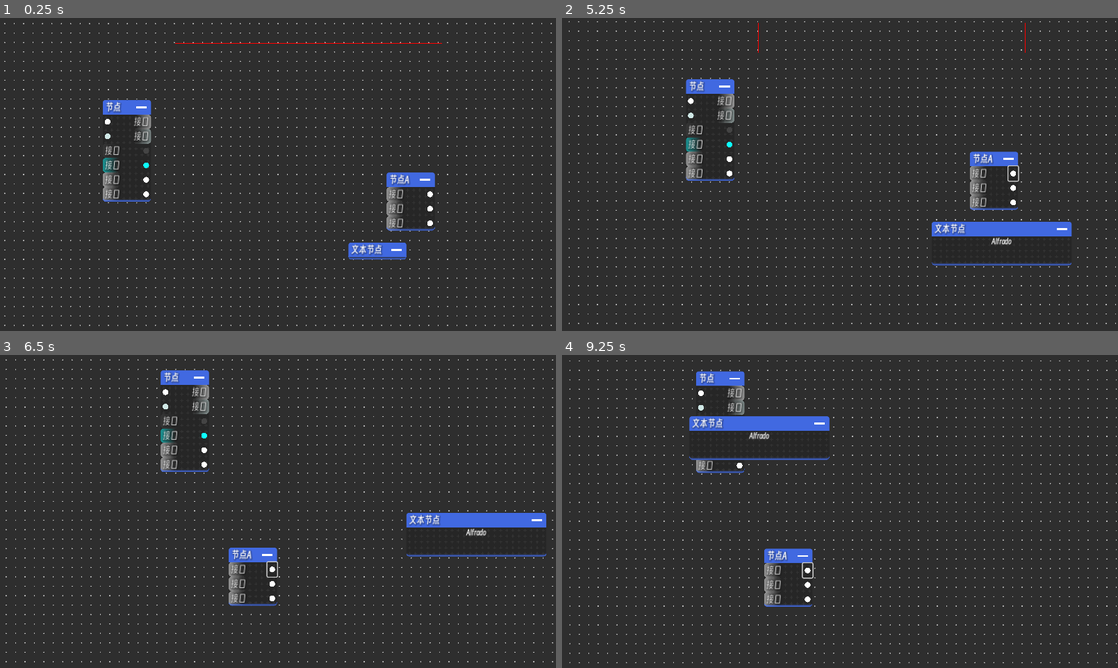
Above: before the commit, frames 1-4 (two rows, left to right).
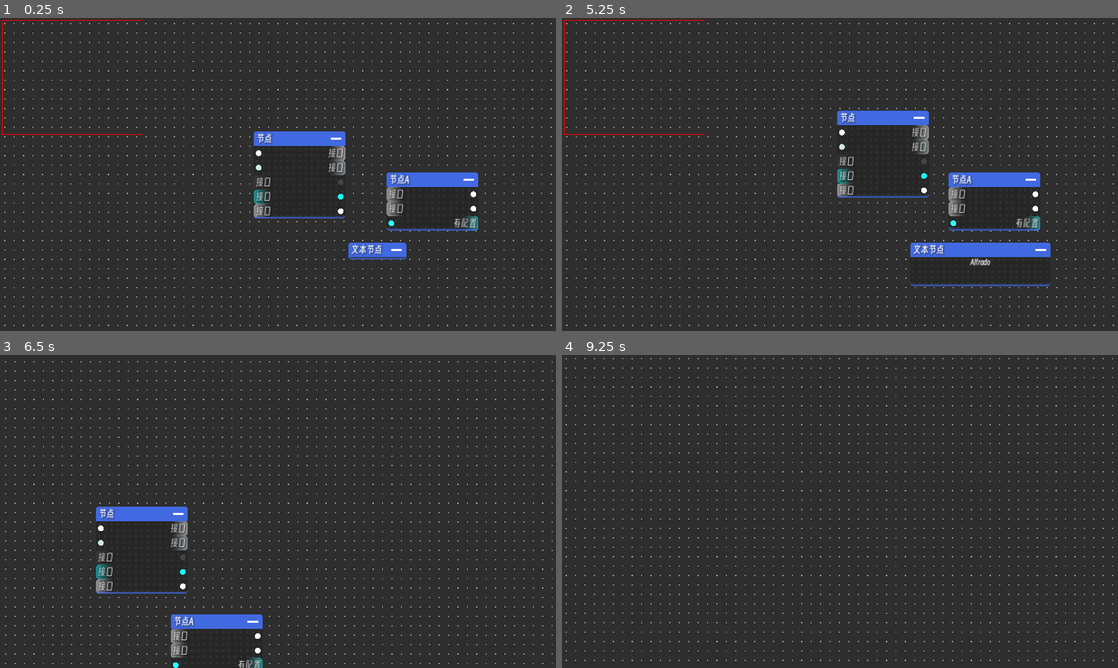
Above: after the commit, the same moments.

Repository: SXijka/GraphComponents_for_Godot
Game: Godot game, scene res://测试场景.tscn
Same seed, same stepped clock (60 frames per second), same inputs: the game is played once before the commit and once after it. The project has no main scene, so this scene is started directly.
Inputs (mouse positions are in pixels of both pictures, inside the frame that each line leads up to):
- Up to frame 1 (0.25 s): no input
- Up to frame 2 (5.25 s): click (984, 180) at 0.52 s; click (990, 193) at 1.27 s; click (984, 180) at 2.02 s; click (990, 193) at 2.77 s; click (984, 180) at 3.52 s; click (990, 193) at 4.27 s; tap Enter at 5 s; drag from (840, 174) to (895, 105) at 5.02 s
- Up to frame 3 (6.5 s): tap Space at 5.75 s; drag from (467, 470) to (250, 574) at 5.77 s
- Up to frame 4 (9.25 s): tap Enter at 6.5, 8.75 s; move the mouse to (745, 420) at 6.52 s; hold Q (视角移至众节点中心) 6.53-7.25 s; click (745, 420) at 6.67 s; drag from (1012, 536) to (673, 464) at 7.27 s; tap Space at 8 s; move the mouse to (1006, 558) at 8.02 s; hold Mouse wheel up (UI缩小) 8.03-8.75 s; click (1006, 558) at 8.17 s; drag from (673, 464) to (756, 433) at 8.77 s

The runs differ from the first frame. In frame 1, 3.5% of the frame differs, in the area x 0-86%, y 0-68%; in frame 2, 9.8%, in the area x 0-100%, y 0-99%; in frame 3, 8.5%; in frame 4, 5.9%.

Commit message:
修复、优化变量在初始化时对检查器内值的设置，削减_ready()中冗余的设置值代码

Diff:
--- a/project.godot
+++ b/project.godot
@@ -27,7 +27,8 @@
 
 folder_colors={
 "res://场景/": "orange",
-"res://组件/": "green",
+"res://组件/": "pink",
+"res://组件/人物节点/": "pink",
 "res://组件/区域/": "pink",
 "res://组件/可调整边框/": "pink",
 "res://组件/接口/": "pink",
--- a/测试场景.tscn
+++ b/测试场景.tscn
@@ -1,12 +1,14 @@
-[gd_scene load_steps=8 format=3 uid="uid://bi2v7ji26ai4c"]
+[gd_scene load_steps=10 format=3 uid="uid://bi2v7ji26ai4c"]
 
 [ext_resource type="PackedScene" uid="uid://catrgda1jghjb" path="res://组件/节点/节点.tscn" id="1_1u3x3"]
 [ext_resource type="Script" path="res://测试脚本.gd" id="1_7fo7b"]
 [ext_resource type="PackedScene" uid="uid://cjmqfgvlymvaa" path="res://组件/接口/接口.tscn" id="2_uueta"]
 [ext_resource type="PackedScene" uid="uid://c1rnxntsvafo5" path="res://组件/节点盘/节点盘.tscn" id="3_53yjj"]
-[ext_resource type="PackedScene" uid="uid://br1mcek6akb36" path="res://组件/文本节点/文本节点.tscn" id="4_euqlp"]
+[ext_resource type="PackedScene" uid="uid://rco3ykru6bhj" path="res://组件/文本节点/文本节点.tscn" id="4_euqlp"]
 [ext_resource type="Script" path="res://组件/区域/区域.gd" id="5_ulmi2"]
 [ext_resource type="PackedScene" uid="uid://b33422l71soj3" path="res://组件/窗口缩放/窗口缩放.tscn" id="6_6ivo2"]
+[ext_resource type="PackedScene" uid="uid://caob8hi30yccc" path="res://组件/可调整边框/可调整边框.tscn" id="7_6ccu6"]
+[ext_resource type="PackedScene" uid="uid://ct8lhrlnx3pm0" path="res://组件/人物节点/人物节点.tscn" id="9_3a7oc"]
 
 [node name="Control" type="Control"]
 layout_mode = 3
@@ -32,10 +34,11 @@
 offset_bottom = 55.5
 "名称" = "节点A"
 "自动获取子节点为内容" = true
-"节点全局矩形" = Rect2(796, 357, 110, 45)
-"节点全局中心位置" = Vector2(851, 379.5)
-
-[node name="接口" parent="节点盘/节点A" instance=ExtResource("2_uueta")]
+"节点大小" = Vector2(200, 45)
+"节点全局矩形" = Rect2(796, 357, 200, 45)
+"节点全局中心位置" = Vector2(896, 379.5)
+
+[node name="接口" parent="节点盘/节点A" node_paths=PackedStringArray("所属节点") instance=ExtResource("2_uueta")]
 visible = false
 layout_mode = 1
 anchors_preset = 15
@@ -43,8 +46,10 @@
 anchor_top = 0.0
 anchor_right = 1.0
 anchor_bottom = 1.0
-
-[node name="接口2" parent="节点盘/节点A" instance=ExtResource("2_uueta")]
+"所属节点" = NodePath("..")
+"自动获取所属节点" = false
+
+[node name="接口2" parent="节点盘/节点A" node_paths=PackedStringArray("所属节点") instance=ExtResource("2_uueta")]
 visible = false
 layout_mode = 1
 anchors_preset = 15
@@ -52,8 +57,9 @@
 anchor_top = 0.0
 anchor_right = 1.0
 anchor_bottom = 1.0
-
-[node name="接口3" parent="节点盘/节点A" instance=ExtResource("2_uueta")]
+"所属节点" = NodePath("..")
+
+[node name="接口3" parent="节点盘/节点A" node_paths=PackedStringArray("所属节点") instance=ExtResource("2_uueta")]
 visible = false
 layout_mode = 0
 anchors_preset = 0
@@ -65,19 +71,22 @@
 offset_bottom = 30.0
 grow_horizontal = 1
 grow_vertical = 1
+"接口名称" = "有配置"
+"接口模式" = "接收模式"
+"接点颜色" = Color(0.168627, 1, 1, 1)
+"所属节点" = NodePath("..")
+"自动获取所属节点" = false
+"配置文件" = "res://组件/连接代理/连接配置.gd"
 "隐蔽已有连接线" = true
 
 [node name="节点2" parent="节点盘" instance=ExtResource("1_1u3x3")]
 layout_mode = 1
-offset_left = -313.0
-offset_top = -49.0
-offset_right = -313.0
-offset_bottom = -49.0
 "自动获取子节点为内容" = true
-"节点全局矩形" = Rect2(208, 252.5, 110, 45)
-"节点全局中心位置" = Vector2(263, 275)
-
-[node name="接口5" parent="节点盘/节点2" instance=ExtResource("2_uueta")]
+"节点大小" = Vector2(200, 45)
+"节点全局矩形" = Rect2(521, 301.5, 200, 45)
+"节点全局中心位置" = Vector2(621, 324)
+
+[node name="接口5" parent="节点盘/节点2" node_paths=PackedStringArray("所属节点") instance=ExtResource("2_uueta")]
 visible = false
 layout_mode = 0
 anchors_preset = 0
@@ -92,9 +101,11 @@
 grow_horizontal = 1
 grow_vertical = 1
 "接口模式" = "接收模式"
-"隐蔽已有连接线" = true
-
-[node name="接口6" parent="节点盘/节点2" instance=ExtResource("2_uueta")]
+"所属节点" = NodePath("..")
+"自动获取所属节点" = false
+"隐蔽已有连接线" = true
+
+[node name="接口6" parent="节点盘/节点2" node_paths=PackedStringArray("所属节点") instance=ExtResource("2_uueta")]
 visible = false
 layout_mode = 0
 anchors_preset = 0
@@ -110,9 +121,11 @@
 grow_vertical = 1
 "接口模式" = "接收模式"
 "接点颜色" = Color(0.811765, 0.905882, 0.898039, 1)
-"隐蔽已有连接线" = true
-
-[node name="接口7" parent="节点盘/节点2" instance=ExtResource("2_uueta")]
+"所属节点" = NodePath("..")
+"自动获取所属节点" = false
+"隐蔽已有连接线" = true
+
+[node name="接口7" parent="节点盘/节点2" node_paths=PackedStringArray("所属节点") instance=ExtResource("2_uueta")]
 visible = false
 layout_mode = 0
 anchors_preset = 0
@@ -127,9 +140,11 @@
 grow_horizontal = 1
 grow_vertical = 1
 "接点颜色" = Color(0.266667, 0.266667, 0.266667, 1)
-"隐蔽已有连接线" = true
-
-[node name="接口8" parent="节点盘/节点2" instance=ExtResource("2_uueta")]
+"所属节点" = NodePath("..")
+"自动获取所属节点" = false
+"隐蔽已有连接线" = true
+
+[node name="接口8" parent="节点盘/节点2" node_paths=PackedStringArray("所属节点") instance=ExtResource("2_uueta")]
 visible = false
 layout_mode = 0
 anchors_preset = 0
@@ -144,53 +159,85 @@
 grow_horizontal = 1
 grow_vertical = 1
 "接点颜色" = Color(0.0509804, 1, 1, 1)
-"隐蔽已有连接线" = true
-
-[node name="接口9" parent="节点盘/节点2" instance=ExtResource("2_uueta")]
-visible = false
-layout_mode = 0
-anchors_preset = 0
-anchor_left = 0.0
-anchor_top = 0.0
-anchor_right = 0.0
-anchor_bottom = 0.0
-offset_left = -537.0
-offset_top = -3.0
-offset_right = -437.0
-offset_bottom = 27.0
-grow_horizontal = 1
-grow_vertical = 1
-"隐蔽已有连接线" = true
-
-[node name="接口10" parent="节点盘/节点2" instance=ExtResource("2_uueta")]
-visible = false
-layout_mode = 0
-anchors_preset = 0
-anchor_left = 0.0
-anchor_top = 0.0
-anchor_right = 0.0
-anchor_bottom = 0.0
-offset_left = -537.0
-offset_top = -3.0
-offset_right = -437.0
-offset_bottom = 27.0
-grow_horizontal = 1
-grow_vertical = 1
+"所属节点" = NodePath("..")
+"自动获取所属节点" = false
+"隐蔽已有连接线" = true
+
+[node name="接口10" parent="节点盘/节点2" node_paths=PackedStringArray("所属节点") instance=ExtResource("2_uueta")]
+visible = false
+layout_mode = 0
+anchors_preset = 0
+anchor_left = 0.0
+anchor_top = 0.0
+anchor_right = 0.0
+anchor_bottom = 0.0
+offset_left = -537.0
+offset_top = -3.0
+offset_right = -437.0
+offset_bottom = 27.0
+grow_horizontal = 1
+grow_vertical = 1
+"所属节点" = NodePath("..")
+"自动获取所属节点" = false
 "隐蔽已有连接线" = true
 
 [node name="文本节点" parent="节点盘" instance=ExtResource("4_euqlp")]
+layout_mode = 1
 offset_left = 200.0
 offset_top = 158.0
 offset_right = 200.0
 offset_bottom = 158.0
 "内容" = "[center]Alfrado"
-
-[node name="ReferenceRect" type="ReferenceRect" parent="节点盘"]
-layout_mode = 0
-offset_left = 363.0
-offset_top = 53.0
-offset_right = 916.0
-offset_bottom = 115.0
+"节点全局矩形" = Rect2(717, 459.5, 118, 45)
+"节点全局中心位置" = Vector2(776, 482)
+
+[node name="可调整边框2" parent="节点盘" node_paths=PackedStringArray("本体") instance=ExtResource("7_6ccu6")]
+layout_mode = 0
+anchors_preset = 0
+anchor_left = 0.0
+anchor_top = 0.0
+anchor_right = 0.0
+anchor_bottom = 0.0
+offset_left = 0.0
+offset_top = 0.0
+offset_right = 300.0
+offset_bottom = 246.0
+grow_horizontal = 1
+grow_vertical = 1
+mouse_filter = 0
+"本体" = NodePath("ReferenceRect")
+
+[node name="ReferenceRect" type="ReferenceRect" parent="节点盘/可调整边框2"]
+layout_mode = 2
 editor_only = false
 script = ExtResource("5_ulmi2")
-"名称" = &"kar"
+"名称" = &"禁区"
+
+[node name="人物节点" parent="节点盘" instance=ExtResource("9_3a7oc")]
+layout_mode = 1
+offset_left = -576.0
+offset_top = -324.0
+offset_right = -576.0
+offset_bottom = -324.0
+"活动区模式" = true
+"自动获取子节点为内容" = true
+"节点全局矩形" = Rect2(-59, -22.5, 118, 45)
+"节点全局中心位置" = Vector2(0, 0)
+
+[node name="接口9" parent="节点盘/人物节点" node_paths=PackedStringArray("所属节点") instance=ExtResource("2_uueta")]
+visible = false
+layout_mode = 0
+anchors_preset = 0
+anchor_left = 0.0
+anchor_top = 0.0
+anchor_right = 0.0
+anchor_bottom = 0.0
+offset_left = -274.0
+offset_top = 272.0
+offset_right = -174.0
+offset_bottom = 302.0
+grow_horizontal = 1
+grow_vertical = 1
+"所属节点" = NodePath("../../节点2")
+"自动获取所属节点" = false
+"隐蔽已有连接线" = true
--- a/测试脚本.gd
+++ b/测试脚本.gd
@@ -1,18 +1,5 @@
 extends Control
 
-@onready var a: 节点 = $"节点盘/节点A"
-@onready var r: 区域 = $"节点盘/ReferenceRect"
+var 上一个
 
-
-
-
-
-
-#func _process(_delta: float) -> void:
-#
-	#if 区域.相交于((a as 节点).节点全局矩形, "kar"):
-#
-		#a.允许拖动 = false
-		#区域.移出_扩展(a, "kar", a.节点全局矩形,40,0.5)
-		#await get_tree().create_timer(0.5).timeout
-		#a.允许拖动 = true
+@export var 文件: String
--- a/组件/人物节点/人物节点.gd
+++ b/组件/人物节点/人物节点.gd
@@ -29,7 +29,7 @@
 @export_subgroup("禁区弹出")
 @export var 碰撞弹出时间: float = 0.2
 
-@export var 碰撞弹出距离: float = 10.0
+@export var 碰撞弹出距离: float = 15.0
 
 @export var 自内部弹出时间: float = 1.0
 
@@ -113,7 +113,7 @@
 func _设置禁区模式(新模式: bool) -> void:
 	禁区模式 = 新模式
 	if not _边框:
-		return
+		await ready
 	if 禁区模式:
 		if not _边框.拖动.is_connected(_被禁区弹出):
 			_边框.拖动.connect(_被禁区弹出)
@@ -124,7 +124,7 @@
 func _设置活动区模式(新模式: bool) -> void:
 	活动区模式 = 新模式
 	if not _边框:
-		return
+		await ready
 	if 活动区模式:
 		if not _边框.拖动.is_connected(_被活动区束缚):
 			_边框.拖动.connect(_被活动区束缚)
--- a/组件/人物节点/人物节点.tscn
+++ b/组件/人物节点/人物节点.tscn
@@ -123,8 +123,8 @@
 anchors_preset = 15
 anchor_right = 1.0
 anchor_bottom = 1.0
-offset_right = 0.0
-offset_bottom = 0.0
+offset_right = 432.0
+offset_bottom = 20.0
 grow_horizontal = 2
 grow_vertical = 2
 scale = Vector2(0.2, 0.2)
--- a/组件/可调整边框/可调整边框.gd
+++ b/组件/可调整边框/可调整边框.gd
@@ -32,7 +32,7 @@
 
 
 func _ready() -> void:
-	_设置边框宽度(边框宽度)
+
 	本体.connect("gui_input", _进行拖动)
 	connect("gui_input", _获取鼠标方向)
 
--- a/组件/接口/接口.gd
+++ b/组件/接口/接口.gd
@@ -179,7 +179,7 @@
 func _设置接口名称(新名称: String):
 	接口名称 = 新名称
 	if _名称 == null:
-		return
+		await ready
 	_名称.text = 接口名称
 
 
@@ -207,11 +207,9 @@
 
 func _设置接点颜色(新颜色: Color):
 	接点颜色 = 新颜色
-	if _接点 == null:
-		return
+	if not _接点 or not _渐变背景:
+		await ready
 	_接点.self_modulate = 接点颜色
-	if _渐变背景 == null:
-		return
 	_渐变背景.border_color = Color(新颜色, 0.5)
 
 
--- a/组件/文本节点/文本节点.tscn
+++ b/组件/文本节点/文本节点.tscn
@@ -120,8 +120,8 @@
 anchors_preset = 15
 anchor_right = 1.0
 anchor_bottom = 1.0
-offset_right = 0.0
-offset_bottom = 0.0
+offset_right = 432.0
+offset_bottom = 20.0
 grow_horizontal = 2
 grow_vertical = 2
 scale = Vector2(0.2, 0.2)
--- a/组件/节点/节点.gd
+++ b/组件/节点/节点.gd
@@ -64,7 +64,7 @@
 
 @export_subgroup("节点信息")
 ## 获取或设置节点的非全局大小。若要获取全局大小，使用[code]节点全局矩形.size[/code]
-@export var 节点大小: Vector2 = Vector2(110, 45):
+@export var 节点大小: Vector2:
 	get = _获取节点大小,
 	set = _设置节点大小
 
@@ -99,12 +99,6 @@
 
 func _ready() -> void:
 	_边框.item_rect_changed.connect(func():emit_signal("大小变化"))
-	_设置名称(名称)
-	_设置标记颜色(标记颜色)
-	_设置背景颜色(背景颜色)
-	_设置背景点图案(背景点图案)
-	_设置背景点颜色(背景点颜色)
-	_设置垂直调整(允许垂直调整)
 
 	# 右键按钮以隐藏面板
 	# 中键按钮以使面板半透明
@@ -307,7 +301,7 @@
 func _设置节点大小(新大小: Vector2) -> void:
 	节点大小 = 新大小
 	if not _边框:
-		return
+		await ready
 	_边框.size = 新大小
 
 
@@ -316,9 +310,11 @@
 
 
 func _设置节点全局矩形(新矩形: Rect2) -> void:
+	print(新矩形,名称)
 	节点全局矩形 = 新矩形
-	if not _边框:
-		return
+	print(_边框)
+	if not _边框:
+		await ready
 	_边框.size = 新矩形.size * (_边框.size / _边框.get_global_rect().size)
 	_设置节点全局中心位置(新矩形.get_center())
 
@@ -330,7 +326,7 @@
 func _设置节点全局中心位置(新中心: Vector2) -> void:
 	节点全局中心位置 = 新中心
 	if not _边框:
-		return
+		await ready
 	var 新位置 = position + (新中心 - _边框.get_global_rect().get_center())
 	position = 新位置
 
@@ -338,7 +334,7 @@
 func _设置隐藏面板(是隐藏: bool):
 	隐藏面板 = 是隐藏
 	if not _面板背景:
-		return
+		await ready
 	if 是隐藏:
 		_面板背景.hide()
 	else:
@@ -348,16 +344,14 @@
 func _设置名称(新名称):
 	名称 = 新名称
 	if not _节点名称:
-		return
+		await ready
 	_节点名称.text = 新名称
 
 
 func _设置标记颜色(新颜色: Color):
 	标记颜色 = 新颜色
-	if not _标题栏背景:
-		return
-	if not _底部背景:
-		return
+	if not _标题栏背景 or not _底部背景:
+		await ready
 	_标题栏背景.self_modulate = 新颜色
 	_底部背景.modulate = 新颜色
 
@@ -365,42 +359,42 @@
 func _设置背景颜色(新颜色: Color):
 	背景颜色 = 新颜色
 	if not _面板背景:
-		return
+		await ready
 	_面板背景.self_modulate = 新颜色
 
 
 func _设置背景点颜色(新颜色: Color):
 	背景点颜色 = 新颜色
 	if not _背景点:
-		return
+		await ready
 	(_背景点 as 点背景).点颜色 = 新颜色
 
 
 func _设置背景点图案(新图案: String):
 	背景点图案 = 新图案
 	if not _背景点:
-		return
+		await ready
 	_背景点.图案 = 新图案
 
 
 func _设置垂直调整(允许: bool):
 	允许垂直调整 = 允许
 	if not _边框:
-		return
+		await ready
 	_边框.允许垂直调整 = 允许
 
 
 func _设置调整(允许: bool):
 	允许调整 = 允许
 	if not _边框:
-		return
+		await ready
 	_边框.允许调整 = 允许
 
 
 func _设置拖动(允许: bool):
 	允许拖动 = 允许
 	if not _边框:
-		return
+		await ready
 	_边框.允许拖动 = 允许
 
 
--- a/组件/节点/节点.tscn
+++ b/组件/节点/节点.tscn
@@ -24,6 +24,7 @@
 grow_vertical = 2
 size_flags_vertical = 0
 script = ExtResource("1_cg6ec")
+"节点大小" = Vector2(110, 45)
 "节点全局矩形" = Rect2(521, 301.5, 110, 45)
 "节点全局中心位置" = Vector2(576, 324)
 
--- a/组件/节点盘/节点盘.tscn
+++ b/组件/节点盘/节点盘.tscn
@@ -39,8 +39,8 @@
 anchors_preset = 15
 anchor_right = 1.0
 anchor_bottom = 1.0
-offset_right = 327869.0
-offset_bottom = 327869.0
+offset_right = 227869.0
+offset_bottom = 227869.0
 grow_horizontal = 2
 grow_vertical = 2
 scale = Vector2(0.305, 0.305)
